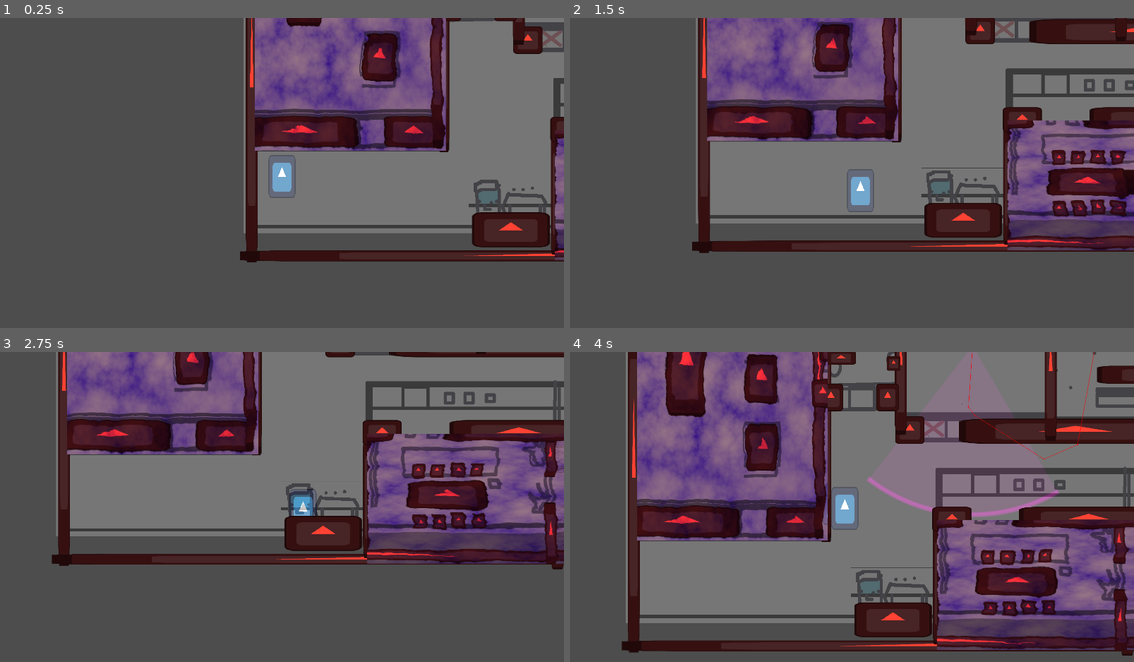
Above: before the commit, frames 1-4 (two rows, left to right).
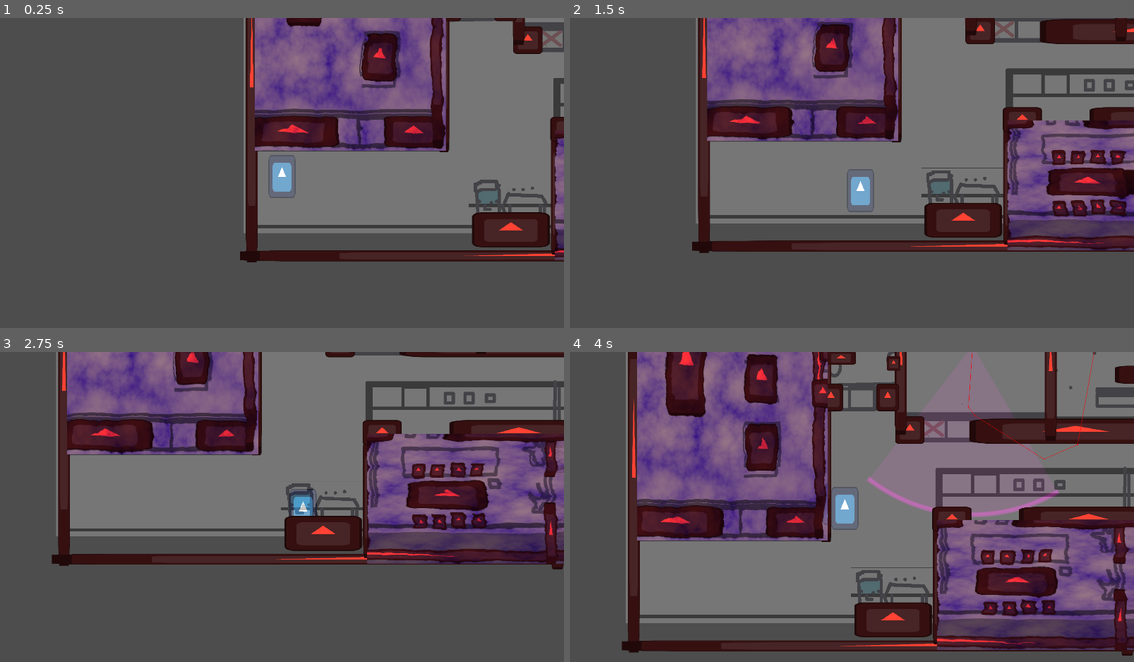
Above: after the commit, the same moments.

Repository: CarolineRoemer1998/NotABug
Game: Godot game, scene res://components/main/main.tscn
Two runs of this game, one before a commit and one after it. Both use one fixed random seed, a clock stepped at 60 frames per second and the inputs below. The engine's default icon, where the game draws it, is replaced by a stand-in: a white triangle on a blue panel in a dark square.
Inputs:
- Up to frame 1 (0.25 s): no input
- Up to frame 2 (1.5 s): hold D (move_right) 0.53-1.28 s; tap Shift (dash) at 0.6 s; hold S (move_down) from 1.28 s (still down); tap ] (show_or_hide_dev_tools) at 1.35 s
- Up to frame 3 (2.75 s): release S (move_down) at 2.03 s; hold D (move_right) from 2.03 s (still down); tap Shift (dash) at 2.1 s
- Up to frame 4 (4 s): release D (move_right) at 2.78 s; hold W (move_up) 2.78-3.53 s; tap ] (show_or_hide_dev_tools) at 2.85 s; hold A (move_left) from 3.53 s (still down); tap Shift (dash) at 3.6 s

The runs differ from the first frame. In frame 1, 0.6% of the frame differs, in the area x 49-64%, y 31-42%; in frame 2, 0.7%; in frame 3, 0.6%; in frame 4, 0.9%, in the area x 16-99%, y 4-61%.

Commit message:
last push

Diff:
--- a/scenes/bglayout.tscn
+++ b/scenes/bglayout.tscn
@@ -50,8 +50,8 @@
 metadata/_edit_lock_ = true
 
 [node name="Node2D" parent="." unique_id=559792218 instance=ExtResource("2_q778t")]
-position = Vector2(224.39, 692.375)
-scale = Vector2(3.68, 1)
+position = Vector2(194.05, 692.375)
+scale = Vector2(3.055, 1)
 
 [node name="CollisionShape2D" parent="Node2D/StaticBody2D" parent_id_path=PackedInt32Array(559792218, 408825907) index="0" unique_id=309677546]
 position = Vector2(0, 31.47992)
@@ -79,7 +79,7 @@
 scale = Vector2(1, 1.2189586)
 
 [node name="Node2D4" parent="." unique_id=244924588 instance=ExtResource("2_q778t")]
-position = Vector2(676.00006, -215)
+position = Vector2(676, -236.785)
 scale = Vector2(10.715, 0.365)
 
 [node name="Node2D5" parent="." unique_id=1232287713 instance=ExtResource("2_q778t")]
@@ -100,7 +100,7 @@
 scale = Vector2(0.395, 13.405)
 
 [node name="Node2D8" parent="." unique_id=1822901440 instance=ExtResource("2_q778t")]
-position = Vector2(1921, -320)
+position = Vector2(1920.9999, -407)
 scale = Vector2(6.04, 1.585)
 
 [node name="CollisionShape2D" parent="Node2D8/StaticBody2D" parent_id_path=PackedInt32Array(1822901440, 408825907) index="0" unique_id=309677546]
@@ -109,24 +109,24 @@
 shape = SubResource("RectangleShape2D_3nrbm")
 
 [node name="Node2D9" parent="." unique_id=320304978 instance=ExtResource("2_q778t")]
-position = Vector2(1914, -511)
+position = Vector2(1913.9999, -598)
 scale = Vector2(9.345, 0.365)
 
 [node name="Node2D10" parent="." unique_id=1674506919 instance=ExtResource("2_q778t")]
-position = Vector2(1339.0001, -373.00003)
+position = Vector2(1339.0001, -459.99994)
 scale = Vector2(0.365, 3.14)
 
 [node name="Node2D11" parent="." unique_id=1089586714 instance=ExtResource("2_q778t")]
-position = Vector2(2498, -405)
+position = Vector2(2498, -492)
 scale = Vector2(0.35, 2.67)
 
 [node name="Node2D12" parent="." unique_id=1058303596 instance=ExtResource("2_q778t")]
-position = Vector2(2553, -241)
+position = Vector2(2553, -328)
 scale = Vector2(1.165, 0.35)
 
 [node name="Node2D13" parent="." unique_id=970382513 instance=ExtResource("2_q778t")]
 position = Vector2(1858, 293)
-scale = Vector2(7.715, 0.825)
+scale = Vector2(7.03, 0.825)
 
 [node name="CollisionShape2D" parent="Node2D13/StaticBody2D" parent_id_path=PackedInt32Array(970382513, 408825907) index="0" unique_id=309677546]
 position = Vector2(-0.35395813, 31.61438)
@@ -155,16 +155,16 @@
 scale = Vector2(0.395, 4.75)
 
 [node name="Node2D17" parent="." unique_id=1230037995 instance=ExtResource("2_q778t")]
-position = Vector2(2060, -191)
+position = Vector2(2060, -278)
 scale = Vector2(0.395, 1.73)
 
 [node name="Node2D19" parent="." unique_id=1206541008 instance=ExtResource("2_q778t")]
-position = Vector2(2265, -176)
+position = Vector2(2265, -263)
 scale = Vector2(0.395, 1.37)
 
 [node name="Node2D20" parent="." unique_id=154372215 instance=ExtResource("2_q778t")]
-position = Vector2(2286, 54.000008)
-scale = Vector2(5.295, 0.6)
+position = Vector2(2302.945, 54)
+scale = Vector2(4.35, 0.6)
 
 [node name="CollisionShape2D" parent="Node2D20/StaticBody2D" parent_id_path=PackedInt32Array(154372215, 408825907) index="0" unique_id=309677546]
 position = Vector2(0, 30.83329)
